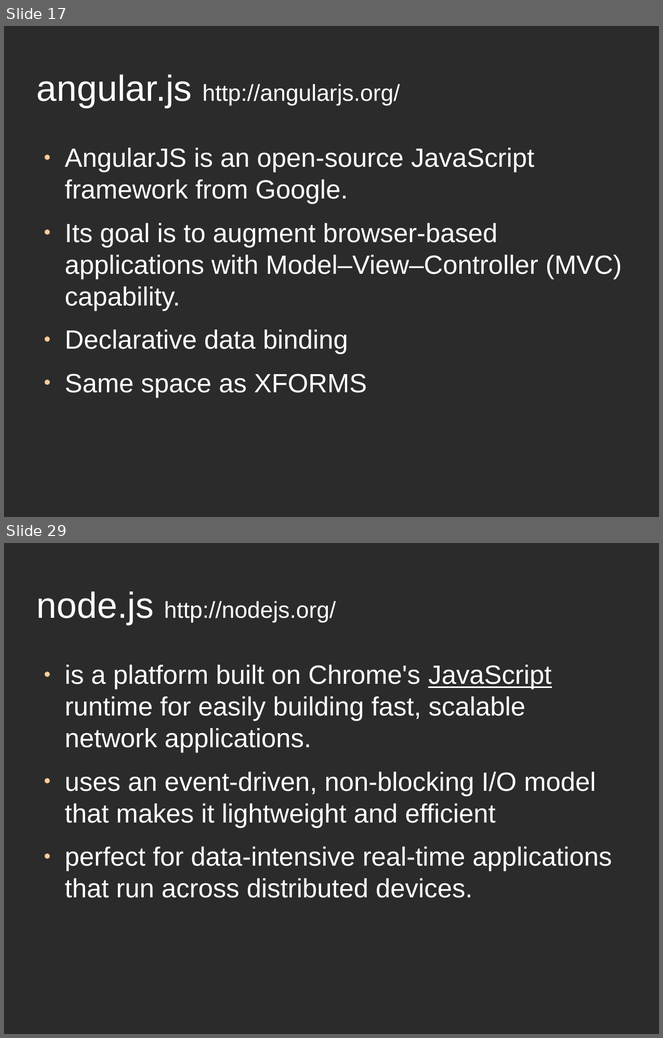
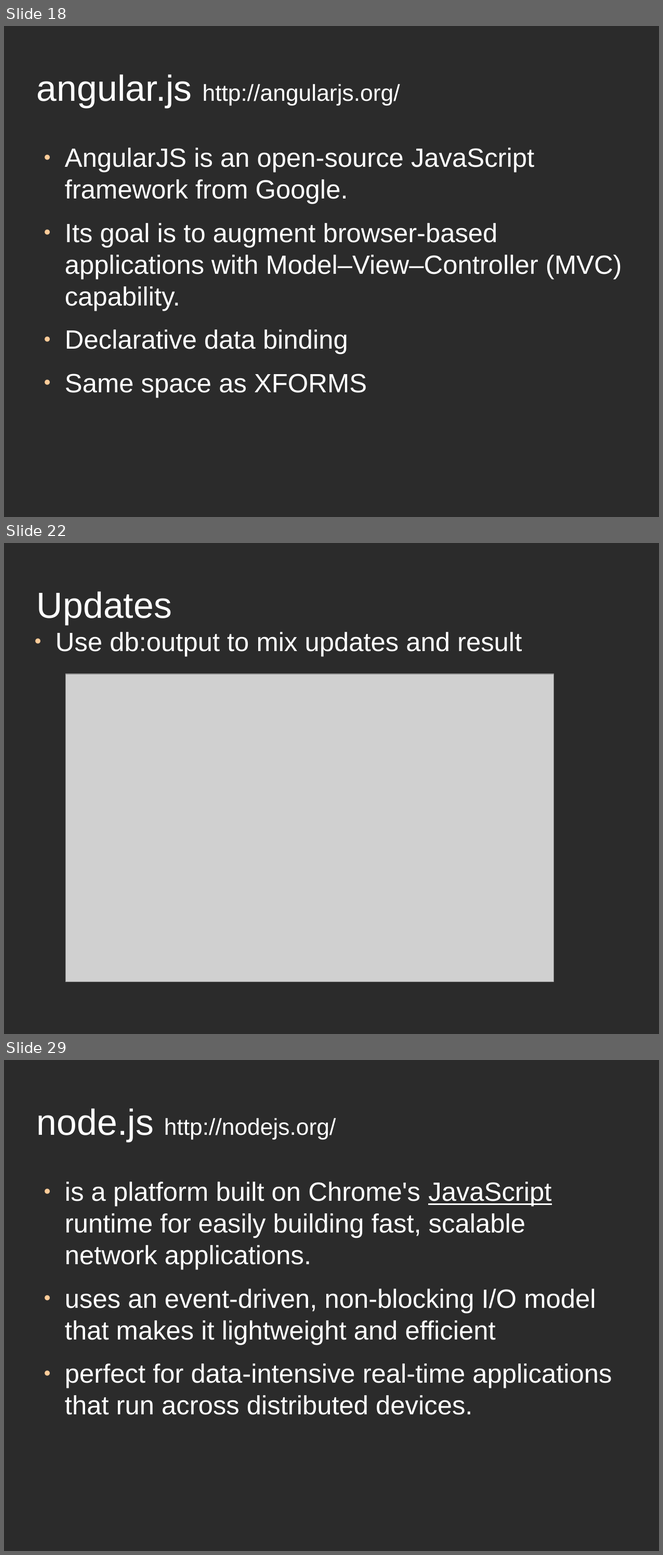
Before and after one commit to apb2006/graphxq, a slide deck: src/graphxq/talk/BaseX-user-group-talk.odp. Shown one above the other, each under a label of ours: slides 17 and 29 before the commit, slides 18, 22 and 29 after it; the slides between them are not shown. The pictures are 663x1038 and 663x1555 pixels, drawn with LibreOffice and Linux fonts; fonts in the diff are those of the drawing; grey boxes stand for pictures; background and template pictures are left out; a plain dark background stands for a picture behind light text. Boxes give left, top, right and bottom in pixels: in the first picture for what was removed or moved away, otherwise in the second. Text is boxed around its words. In the diff, an @@ line names an element or a change of style, - is before the commit and + after.

```diff
--- a/src/graphxq/talk/BaseX-user-group-talk.odp
+++ b/src/graphxq/talk/BaseX-user-group-talk.odp
@@ slide 22 added at [4,543,659,1034], background picture (left out) @@
@@ title added at [37,591,172,625], 44 pt, text #FFFFFF @@
+Updates
@@ text added at [55,632,522,656], 32 pt, text #FFFFFF @@
+● Use db:output to mix updates and result
@@ picture added at [65,674,554,982] @@
@@ what was slide 17 is now slide 18 @@
```
Also in this commit, not shown: 17 slides changed, 7 other slides added, 8 slides removed, 15 other files.
